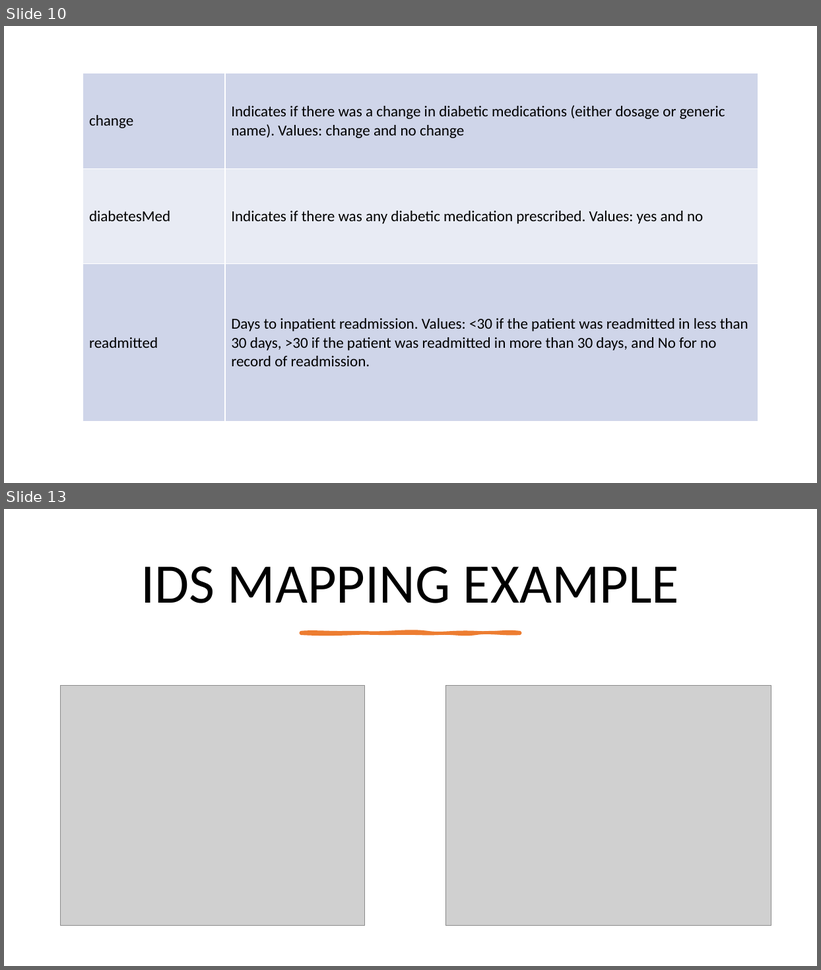
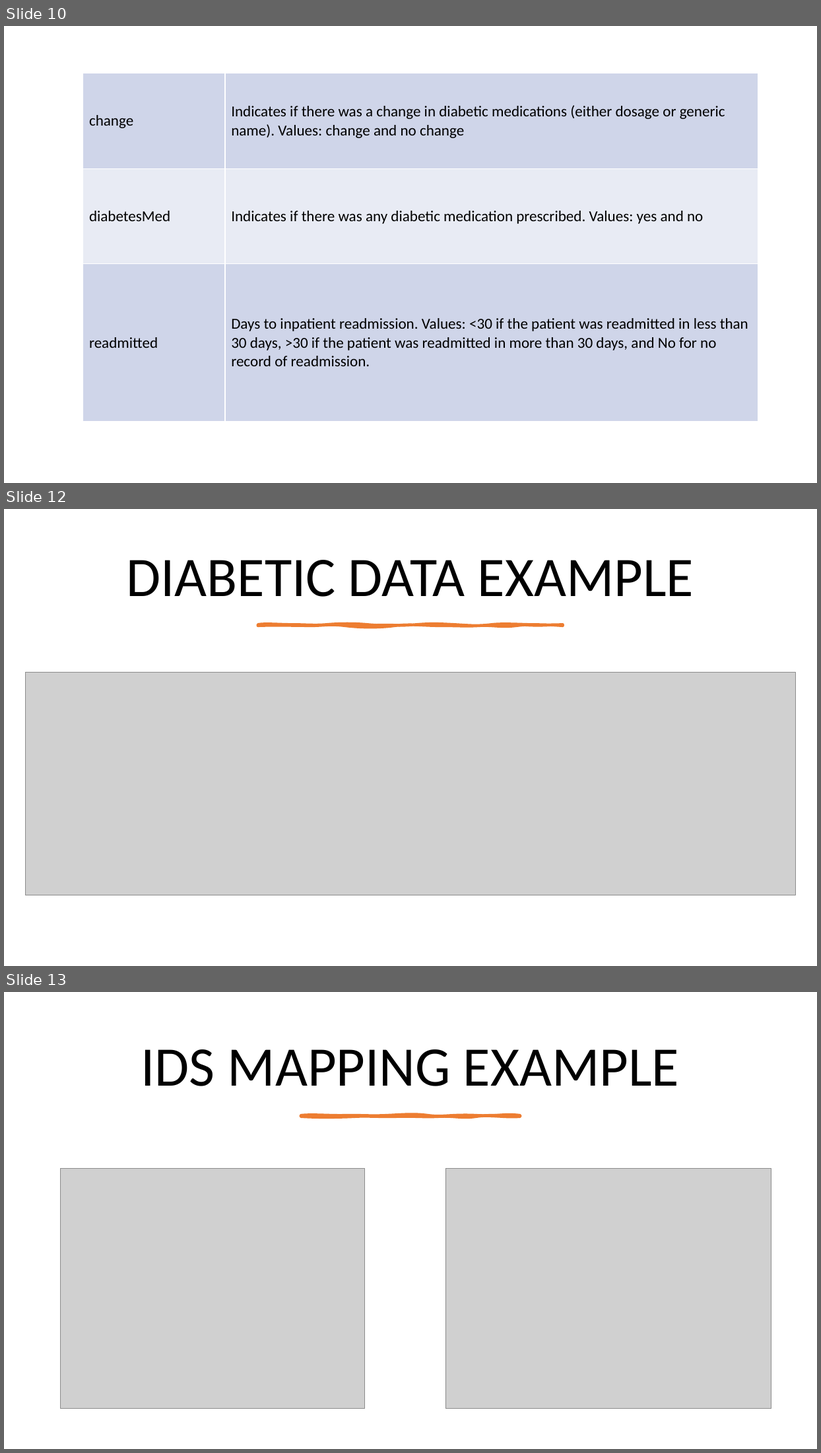
Before and after one commit to Thomas-George-T/Diabetic-Readmission-Exploration, a slide deck: Diabetic Readmission Exploration.pptx. Shown one above the other, each under a label of ours: slides 10 and 13 before the commit, slides 10, 12 and 13 after it; the slides between them are not shown. The pictures are 821x970 and 821x1453 pixels, drawn with LibreOffice and Linux fonts; fonts in the diff are those of the drawing; grey boxes stand for pictures. Boxes give left, top, right and bottom in pixels: in the first picture for what was removed or moved away, otherwise in the second. Text is boxed around its words. In the diff, an @@ line names an element or a change of style, - is before the commit and + after.

```diff
--- a/Diabetic Readmission Exploration.pptx
+++ b/Diabetic Readmission Exploration.pptx
@@ slide 12 added at [4,509,817,966], background #FFFFFF @@
@@ title added at [127,560,694,597], 66 pt, text #000000 @@
+DIABETIC DATA EXAMPLE
@@ freeform shape added at [257,625,563,626], fill #ED7D31, outline #ED7D31 3.25 pt @@
@@ picture added at [25,673,796,896] @@
```
Also in this commit, not shown: 2 slides changed.
